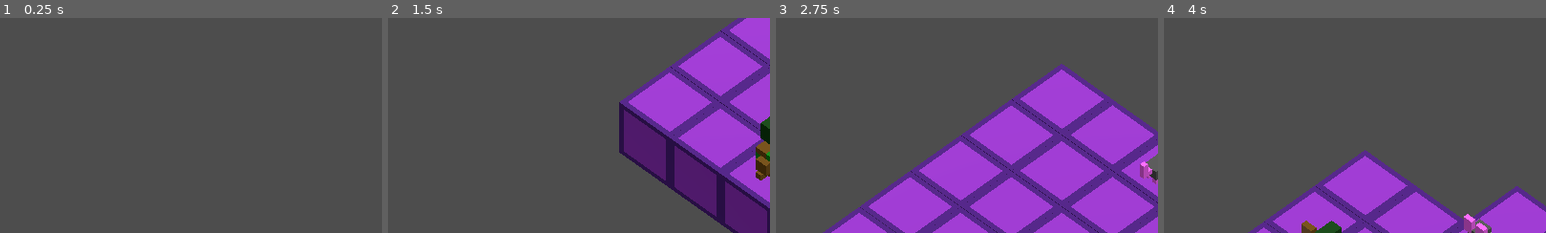
Above: before the commit, frames 1-4 (left to right).
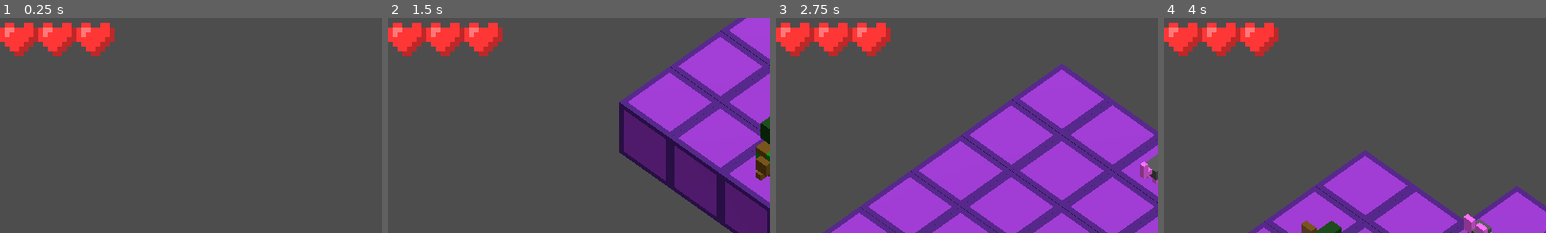
Above: after the commit, the same moments.

Repository: wenqiange/Looty-Dungeon-Recreation
Game: Godot game, scene res://Scenes/game.tscn
Same seed, same stepped clock (60 frames per second), same inputs: the game is played once before the commit and once after it.
Inputs:
- Up to frame 1 (0.25 s): no input
- Up to frame 2 (1.5 s): tap Enter at 0.5 s; hold D (move_right) 0.53-1.28 s; tap Z (Action) at 0.6, 1.35 s; hold S (move_down) from 1.28 s (still down)
- Up to frame 3 (2.75 s): release S (move_down) at 2.03 s; hold D (move_right) from 2.03 s (still down); tap Z (Action) at 2.1 s
- Up to frame 4 (4 s): release D (move_right) at 2.78 s; hold W (move_up) 2.78-3.53 s; tap Z (Action) at 2.85, 3.6 s; hold A (move_left) from 3.53 s (still down)
The pictures show only the part of the screen within x 0-50%, y 0-50%; the shares and areas given below are measured in that part.

The runs differ from the first frame. In frame 1, 3.3% of the frame differs, in the area x 0-30%, y 2-18%; in frame 2, 3.3%; in frame 3, 3.3%; in frame 4, 3.3%.

Commit message:
Barra de vida

Diff:
--- a/looty-dungeon/Nodes/arquero.tscn
+++ b/looty-dungeon/Nodes/arquero.tscn
@@ -1,14 +1,58 @@
 [gd_scene format=3 uid="uid://cy003rfen1a3a"]
 
 [ext_resource type="Script" uid="uid://cn64a3rnbo1hb" path="res://Scripts/player.gd" id="1_dv83t"]
+[ext_resource type="Texture2D" uid="uid://bj58i2dpbtskg" path="res://Models/Character/archero_model.png" id="2_1negf"]
 [ext_resource type="ArrayMesh" uid="uid://bjvvxpahjsk6u" path="res://Models/Character/archero_model.obj" id="2_rnn4s"]
 [ext_resource type="Script" uid="uid://doolqemfcfhdo" path="res://Scripts/hit_box.gd" id="3_1negf"]
 [ext_resource type="Script" uid="uid://3t50y6pxtmjf" path="res://Scripts/grid_movement.gd" id="4_sg4uk"]
 [ext_resource type="Script" uid="uid://ce5ur84jdnf6g" path="res://Scripts/health.gd" id="5_5nirr"]
 [ext_resource type="Script" uid="uid://sd0cn462nyjn" path="res://Scripts/bow.gd" id="6_kf4pe"]
+[ext_resource type="Texture2D" uid="uid://8ug4o0kk1sgr" path="res://Assest/Heart.png" id="8_1negf"]
+[ext_resource type="Script" uid="uid://btgpbt4h6okiv" path="res://Scripts/life_bar.gd" id="9_sg4uk"]
+
+[sub_resource type="StandardMaterial3D" id="StandardMaterial3D_sg4uk"]
+albedo_texture = ExtResource("2_1negf")
+emission_enabled = true
 
 [sub_resource type="BoxShape3D" id="BoxShape3D_35xla"]
 size = Vector3(0.9, 0.9, 0.9)
+
+[sub_resource type="Animation" id="Animation_dv83t"]
+resource_name = "Hit"
+length = 0.5
+tracks/0/type = "value"
+tracks/0/imported = false
+tracks/0/enabled = true
+tracks/0/path = NodePath("../Body/MeshInstance3D:material_overlay:emission")
+tracks/0/interp = 0
+tracks/0/loop_wrap = true
+tracks/0/keys = {
+"times": PackedFloat32Array(0, 0.06666667, 0.16666667, 0.26666668),
+"transitions": PackedFloat32Array(1, 1, 1, 1),
+"update": 1,
+"values": [Color(1, 1, 1, 1), Color(0, 0, 0, 1), Color(1, 1, 1, 1), Color(0, 0, 0, 1)]
+}
+
+[sub_resource type="Animation" id="Animation_rnn4s"]
+length = 0.001
+tracks/0/type = "value"
+tracks/0/imported = false
+tracks/0/enabled = true
+tracks/0/path = NodePath("../Body/MeshInstance3D:material_overlay:emission")
+tracks/0/interp = 1
+tracks/0/loop_wrap = true
+tracks/0/keys = {
+"times": PackedFloat32Array(0),
+"transitions": PackedFloat32Array(1),
+"update": 0,
+"values": [Color(0, 0, 0, 1)]
+}
+
+[sub_resource type="AnimationLibrary" id="AnimationLibrary_1negf"]
+_data = {
+&"Hit": SubResource("Animation_dv83t"),
+&"RESET": SubResource("Animation_rnn4s")
+}
 
 [sub_resource type="Animation" id="Animation_35xla"]
 length = 0.001
@@ -276,6 +320,7 @@
 
 [node name="MeshInstance3D" type="MeshInstance3D" parent="Body" unique_id=564966186]
 transform = Transform3D(1, 0, 0, 0, 1, 0, 0, 0, 1, 0, -0.5, 0)
+material_overlay = SubResource("StandardMaterial3D_sg4uk")
 mesh = ExtResource("2_rnn4s")
 
 [node name="GroundCheck" type="RayCast3D" parent="." unique_id=403455966]
@@ -318,6 +363,10 @@
 wait_time = 0.2
 one_shot = true
 
+[node name="HitAnimator" type="AnimationPlayer" parent="." unique_id=712445031]
+root_node = NodePath("../AnimationPlayer")
+libraries/ = SubResource("AnimationLibrary_1negf")
+
 [node name="AnimationPlayer" type="AnimationPlayer" parent="." unique_id=2088966330]
 libraries/ = SubResource("AnimationLibrary_iaow0")
 libraries/Arquero = SubResource("AnimationLibrary_yb21e")
@@ -340,4 +389,17 @@
 wait_time = 0.5
 one_shot = true
 
+[node name="PlayerUI" type="CanvasLayer" parent="." unique_id=775341383]
+
+[node name="LifeBar" type="TextureRect" parent="PlayerUI" unique_id=2085235181]
+texture_filter = 1
+texture_repeat = 2
+offset_right = 8.0
+offset_bottom = 8.0
+scale = Vector2(8, 8)
+texture = ExtResource("8_1negf")
+stretch_mode = 1
+script = ExtResource("9_sg4uk")
+
+[connection signal="health_updated" from="Health" to="PlayerUI/LifeBar" method="setLives"]
 [connection signal="timeout" from="Bow/HoldTimer" to="Bow" method="_on_hold_timer_timeout"]
--- a/looty-dungeon/Scripts/health.gd
+++ b/looty-dungeon/Scripts/health.gd
@@ -11,6 +11,7 @@
 
 func _ready() -> void:
 	cur_health = max_health
+	health_updated.emit(cur_health)
 	for c in get_parent().get_children():
 		if c is HitBox:
 			var hb = c as HitBox
--- /dev/null
+++ b/looty-dungeon/Scripts/life_bar.gd
@@ -0,0 +1,7 @@
+class_name LifeBar
+extends TextureRect
+
+func setLives(num_lives:int):
+	if num_lives <= 0: hide()
+	else: show()
+	size.x = 8*num_lives
--- a/looty-dungeon/Scripts/player.gd
+++ b/looty-dungeon/Scripts/player.gd
@@ -9,6 +9,7 @@
 @onready var animator: AnimationPlayer = $AnimationPlayer
 @onready var attack_timer: Timer = $"Attack timer"
 @onready var slime_delay: Timer = $SlimeDelay
+@onready var hit_animator: AnimationPlayer = $HitAnimator
 
 @export var Attack_animation:String
 
@@ -89,6 +90,7 @@
 
 func on_hit():
 	health.invincible = true
+	hit_animator.play("Hit")
 	invincibility_timer.start()
 
 func end_invincibility():
Binary file added: looty-dungeon/Assest/Heart.png
Not shown, added: looty-dungeon/Assest/Heart.png.import
Not shown, added: looty-dungeon/Scripts/life_bar.gd.uid
